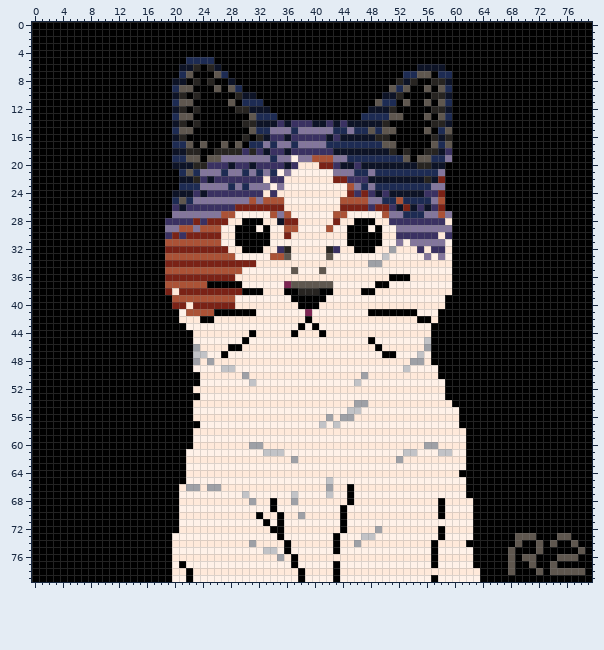
Two states of a pixel-art file, screen_effect/scanline_0001.aseprite. The picture above was drawn from the file before the commit.
80x80 pixels, 1 frame. Colours within 5 levels of each other are drawn and written as one.
After:
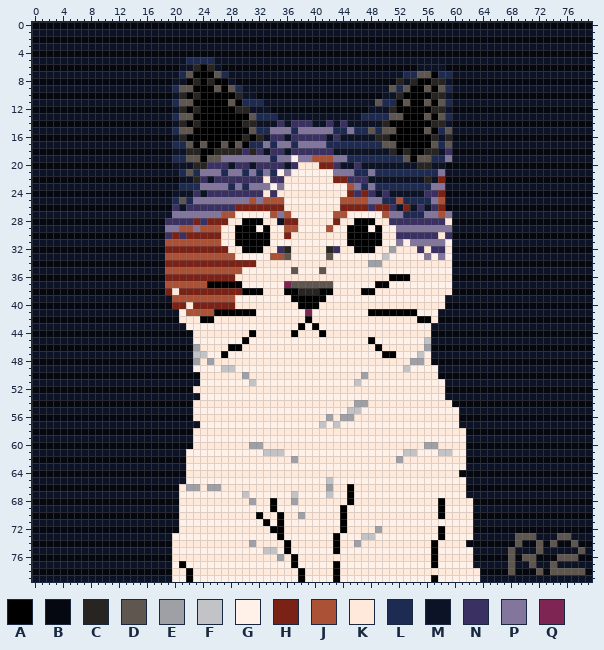
Palette (. is transparent): A #000000  B #050810  C #272421  D #5f574f  E #9ea0a6  F #c2c3c7  G #fff1e8  H #7a2216  J #ab5236  K #ffe9da  L #1d2b53  M #0d1326  N #3a3162  P #83769c  Q #7e2553
The exact change:
Changed rows in their new state; - is an unchanged pixel.
Layer "bg":
first column x 0:
 0 BBBBBBBBBBBBBBBBBBBBBBBBBBBBBBBBBBBBBBBBBBBBBBBBBBBBBBBBBBBBBBBBBBBBBBBBBBBBBBBB
 1 MMMMMMMMMMMMMMMMMMMMMMMMMMMMMMMMMMMMMMMMMMMMMMMMMMMMMMMMMMMMMMMMMMMMMMMMMMMMMMMM
 2 BBBBBBBBBBBBBBBBBBBBBBBBBBBBBBBBBBBBBBBBBBBBBBBBBBBBBBBBBBBBBBBBBBBBBBBBBBBBBBBB
 3 MMMMMMMMMMMMMMMMMMMMMMMMMMMMMMMMMMMMMMMMMMMMMMMMMMMMMMMMMMMMMMMMMMMMMMMMMMMMMMMM
 4 BBBBBBBBBBBBBBBBBBBBBBBBBBBBBBBBBBBBBBBBBBBBBBBBBBBBBBBBBBBBBBBBBBBBBBBBBBBBBBBB
 5 MMMMMMMMMMMMMMMMMMMMMM----MMMMMMMMMMMMMMMMMMMMMMMMMMMMMMMMMMMMMMMMMMMMMMMMMMMMMM
 6 BBBBBBBBBBBBBBBBBBBBB------BBBBBBBBBBBBBBBBBBBBBBBBBBBB----BBBBBBBBBBBBBBBBBBBBB
 7 MMMMMMMMMMMMMMMMMMMMM-------MMMMMMMMMMMMMMMMMMMMMMMMM-------MMMMMMMMMMMMMMMMMMMM
 8 BBBBBBBBBBBBBBBBBBBB---------BBBBBBBBBBBBBBBBBBBBBBB--------BBBBBBBBBBBBBBBBBBBB
 9 MMMMMMMMMMMMMMMMMMMM----------MMMMMMMMMMMMMMMMMMMMM---------MMMMMMMMMMMMMMMMMMMM
10 BBBBBBBBBBBBBBBBBBBB------------BBBBBBBBBBBBBBBBBB----------BBBBBBBBBBBBBBBBBBBB
11 MMMMMMMMMMMMMMMMMMMM-------------MMMMMMMMMMMMMMMM-----------MMMMMMMMMMMMMMMMMMMM
12 BBBBBBBBBBBBBBBBBBBB--------------BBBBBBBBBBBBBB------------BBBBBBBBBBBBBBBBBBBB
13 MMMMMMMMMMMMMMMMMMMM---------------MMMMMMMMMMMM-------------MMMMMMMMMMMMMMMMMMMM
14 BBBBBBBBBBBBBBBBBBBB----------------------------------------BBBBBBBBBBBBBBBBBBBB
15 MMMMMMMMMMMMMMMMMMMM----------------------------------------MMMMMMMMMMMMMMMMMMMM
16 BBBBBBBBBBBBBBBBBBBB----------------------------------------BBBBBBBBBBBBBBBBBBBB
17 MMMMMMMMMMMMMMMMMMMM----------------------------------------MMMMMMMMMMMMMMMMMMMM
18 BBBBBBBBBBBBBBBBBBBB----------------------------------------BBBBBBBBBBBBBBBBBBBB
19 MMMMMMMMMMMMMMMMMMMM----------------------------------------MMMMMMMMMMMMMMMMMMMM
20 BBBBBBBBBBBBBBBBBBBB---------------------------------------BBBBBBBBBBBBBBBBBBBBB
21 MMMMMMMMMMMMMMMMMMMMM--------------------------------------MMMMMMMMMMMMMMMMMMMMM
22 BBBBBBBBBBBBBBBBBBBBB--------------------------------------BBBBBBBBBBBBBBBBBBBBB
23 MMMMMMMMMMMMMMMMMMMMM--------------------------------------MMMMMMMMMMMMMMMMMMMMM
24 BBBBBBBBBBBBBBBBBBBB---------------------------------------BBBBBBBBBBBBBBBBBBBBB
25 MMMMMMMMMMMMMMMMMMMM---------------------------------------MMMMMMMMMMMMMMMMMMMMM
26 BBBBBBBBBBBBBBBBBBBB---------------------------------------BBBBBBBBBBBBBBBBBBBBB
27 MMMMMMMMMMMMMMMMMMMM----------------------------------------MMMMMMMMMMMMMMMMMMMM
28 BBBBBBBBBBBBBBBBBBB-----------------------------------------BBBBBBBBBBBBBBBBBBBB
29 MMMMMMMMMMMMMMMMMMM-----------------------------------------MMMMMMMMMMMMMMMMMMMM
30 BBBBBBBBBBBBBBBBBBB-----------------------------------------BBBBBBBBBBBBBBBBBBBB
31 MMMMMMMMMMMMMMMMMMM-----------------------------------------MMMMMMMMMMMMMMMMMMMM
32 BBBBBBBBBBBBBBBBBBB-----------------------------------------BBBBBBBBBBBBBBBBBBBB
33 MMMMMMMMMMMMMMMMMMM-----------------------------------------MMMMMMMMMMMMMMMMMMMM
34 BBBBBBBBBBBBBBBBBBB-----------------------------------------BBBBBBBBBBBBBBBBBBBB
35 MMMMMMMMMMMMMMMMMMM-----------------------------------------MMMMMMMMMMMMMMMMMMMM
36 BBBBBBBBBBBBBBBBBBB-----------------------------------------BBBBBBBBBBBBBBBBBBBB
37 MMMMMMMMMMMMMMMMMMM-----------------------------------------MMMMMMMMMMMMMMMMMMMM
38 BBBBBBBBBBBBBBBBBBB-----------------------------------------BBBBBBBBBBBBBBBBBBBB
39 MMMMMMMMMMMMMMMMMMMM---------------------------------------MMMMMMMMMMMMMMMMMMMMM
40 BBBBBBBBBBBBBBBBBBBB---------------------------------------BBBBBBBBBBBBBBBBBBBBB
41 MMMMMMMMMMMMMMMMMMMMM-------------------------------------MMMMMMMMMMMMMMMMMMMMMM
42 BBBBBBBBBBBBBBBBBBBBB-------------------------------------BBBBBBBBBBBBBBBBBBBBBB
43 MMMMMMMMMMMMMMMMMMMMMM-----------------------------------MMMMMMMMMMMMMMMMMMMMMMM
44 BBBBBBBBBBBBBBBBBBBBBBB----------------------------------BBBBBBBBBBBBBBBBBBBBBBB
45 MMMMMMMMMMMMMMMMMMMMMMM----------------------------------MMMMMMMMMMMMMMMMMMMMMMM
46 BBBBBBBBBBBBBBBBBBBBBBB----------------------------------BBBBBBBBBBBBBBBBBBBBBBB
47 MMMMMMMMMMMMMMMMMMMMMMM----------------------------------MMMMMMMMMMMMMMMMMMMMMMM
48 BBBBBBBBBBBBBBBBBBBBBBB----------------------------------BBBBBBBBBBBBBBBBBBBBBBB
49 MMMMMMMMMMMMMMMMMMMMMMM-----------------------------------MMMMMMMMMMMMMMMMMMMMMM
50 BBBBBBBBBBBBBBBBBBBBBBBB----------------------------------BBBBBBBBBBBBBBBBBBBBBB
51 MMMMMMMMMMMMMMMMMMMMMMMM-----------------------------------MMMMMMMMMMMMMMMMMMMMM
52 BBBBBBBBBBBBBBBBBBBBBBB------------------------------------BBBBBBBBBBBBBBBBBBBBB
53 MMMMMMMMMMMMMMMMMMMMMMMM-----------------------------------MMMMMMMMMMMMMMMMMMMMM
54 BBBBBBBBBBBBBBBBBBBBBBB-------------------------------------BBBBBBBBBBBBBBBBBBBB
55 MMMMMMMMMMMMMMMMMMMMMMM--------------------------------------MMMMMMMMMMMMMMMMMMM
56 BBBBBBBBBBBBBBBBBBBBBBB--------------------------------------BBBBBBBBBBBBBBBBBBB
57 MMMMMMMMMMMMMMMMMMMMMMMM-------------------------------------MMMMMMMMMMMMMMMMMMM
58 BBBBBBBBBBBBBBBBBBBBBBB---------------------------------------BBBBBBBBBBBBBBBBBB
59 MMMMMMMMMMMMMMMMMMMMMMM---------------------------------------MMMMMMMMMMMMMMMMMM
60 BBBBBBBBBBBBBBBBBBBBBBB---------------------------------------BBBBBBBBBBBBBBBBBB
61 MMMMMMMMMMMMMMMMMMMMMM----------------------------------------MMMMMMMMMMMMMMMMMM
62 BBBBBBBBBBBBBBBBBBBBBB----------------------------------------BBBBBBBBBBBBBBBBBB
63 MMMMMMMMMMMMMMMMMMMMMM----------------------------------------MMMMMMMMMMMMMMMMMM
64 BBBBBBBBBBBBBBBBBBBBBB---------------------------------------BBBBBBBBBBBBBBBBBBB
65 MMMMMMMMMMMMMMMMMMMMMM----------------------------------------MMMMMMMMMMMMMMMMMM
66 BBBBBBBBBBBBBBBBBBBBB-----------------------------------------BBBBBBBBBBBBBBBBBB
67 MMMMMMMMMMMMMMMMMMMMM-----------------------------------------MMMMMMMMMMMMMMMMMM
68 BBBBBBBBBBBBBBBBBBBBB------------------------------------------BBBBBBBBBBBBBBBBB
69 MMMMMMMMMMMMMMMMMMMMM------------------------------------------MMMMMMMMMMMMMMMMM
70 BBBBBBBBBBBBBBBBBBBBB------------------------------------------BBBBBBBBBBBBBBBBB
71 MMMMMMMMMMMMMMMMMMMMM------------------------------------------MMMMMMMMMMMMMMMMM
72 BBBBBBBBBBBBBBBBBBBBB------------------------------------------BBBBBBBBBBBBBBBBB
73 MMMMMMMMMMMMMMMMMMMM-------------------------------------------MMMMMM---MMM--MMM
74 BBBBBBBBBBBBBBBBBBBB------------------------------------------BBBBBBB-BB-B-BB-BB
75 MMMMMMMMMMMMMMMMMMMM-------------------------------------------MMMMM-MMM-MMMMM-M
76 BBBBBBBBBBBBBBBBBBBB-------------------------------------------BBBBB-B--BBB---BB
77 MMMMMMMMMMMMMMMMMMMM-------------------------------------------MMMMM-MM-MM-MMMMM
78 BBBBBBBBBBBBBBBBBBBB--------------------------------------------BBBB-BBB-B-----B
79 MMMMMMMMMMMMMMMMMMMM--------------------------------------------MMMMMMMMMMMMMMMM
Pixel boxes of the changes (left, top, right, bottom) in both pictures:
changed: (32, 22, 592, 582)
